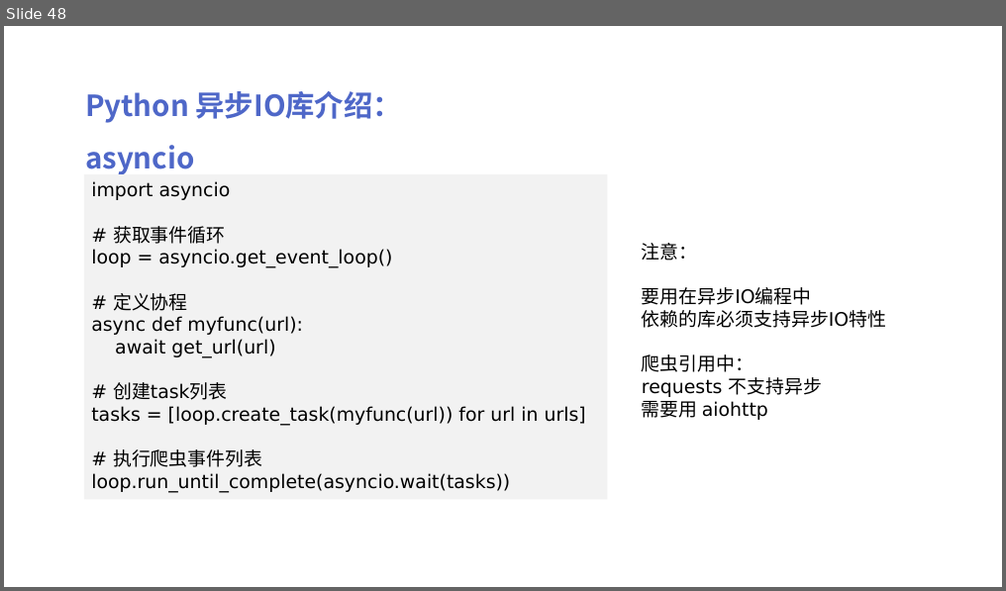
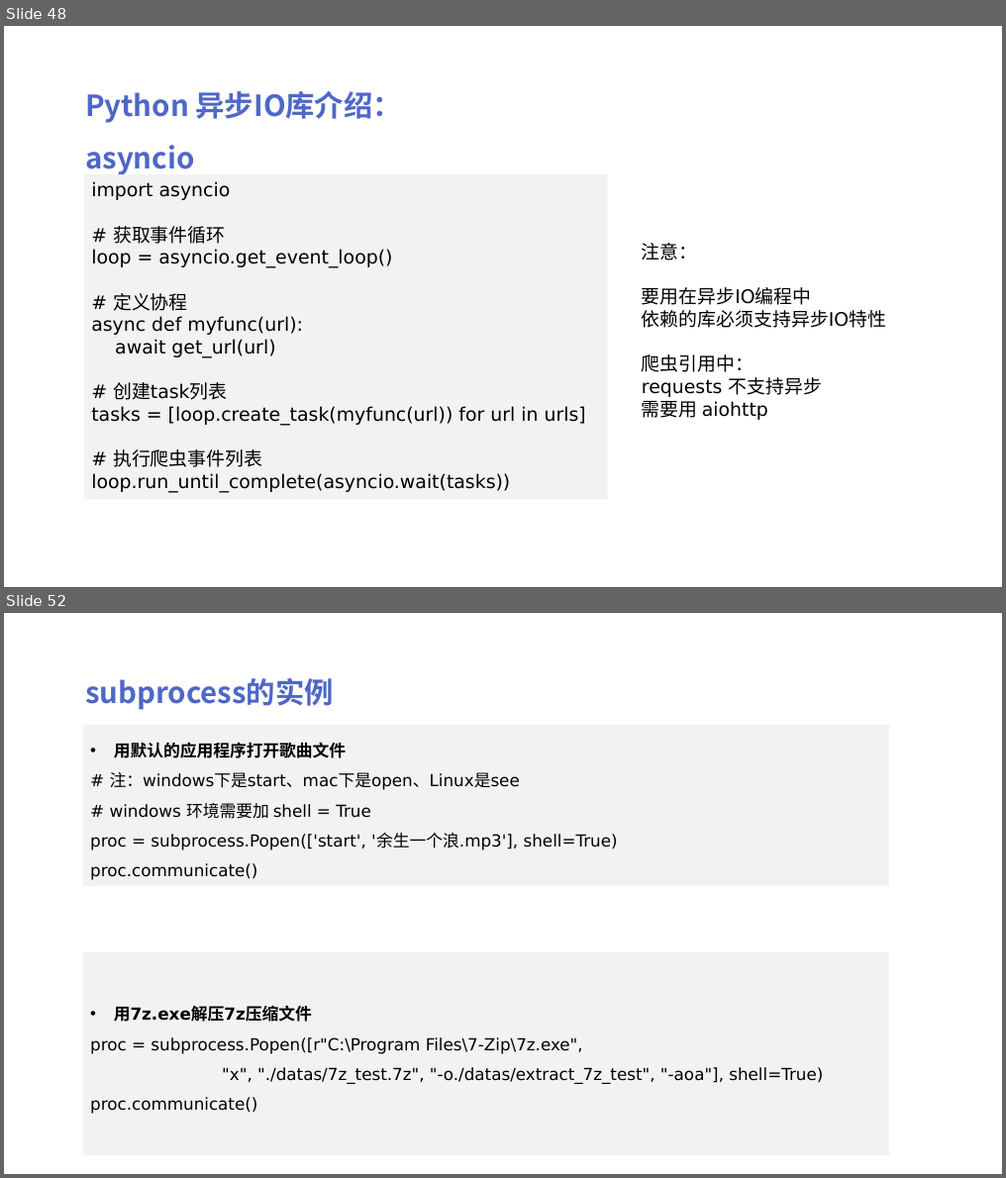
Before and after one commit to peiss/ant-learn-python-concurrent, a slide deck: Python并发编程简介.pptx. Shown one above the other, each under a label of ours: slide 48 before the commit, slides 48 and 52 after it; the slides between them are not shown. The pictures are 1006x591 and 1006x1178 pixels, drawn with LibreOffice and Linux fonts; fonts in the diff are those of the drawing. Boxes give left, top, right and bottom in pixels: in the first picture for what was removed or moved away, otherwise in the second. Text is boxed around its words. In the diff, an @@ line names an element or a change of style, - is before the commit and + after.

```diff
--- a/Python并发编程简介.pptx
+++ b/Python并发编程简介.pptx
@@ slide 52 added at [4, 613, 1002, 1174], background #FFFFFF @@
@@ text added at [85, 678, 334, 710], 28 pt, text #4E67C8, bold @@
+subprocess的实例
@@ rectangle added at [83, 725, 890, 885], fill #F2F2F2, 16 pt, text #000000 @@
+• 用默认的应用程序打开歌曲文件
+# 注：windows下是start、mac下是open、Linux是see
+# windows 环境需要加 shell = True
+proc = subprocess.Popen(['start', '余生一个浪.mp3'], shell=True)
+proc.communicate()
@@ rectangle added at [83, 953, 890, 1156], fill #F2F2F2, 16 pt, text #000000 @@
+• 用7z.exe解压7z压缩文件
+proc = subprocess.Popen([r"C:\Program Files\7-Zip\7z.exe",
+"x", "./datas/7z_test.7z", "-o./datas/extract_7z_test", "-aoa"], shell=True)
+proc.communicate()
```
Also in this commit, not shown: 3 other slides added, 2 other files.
